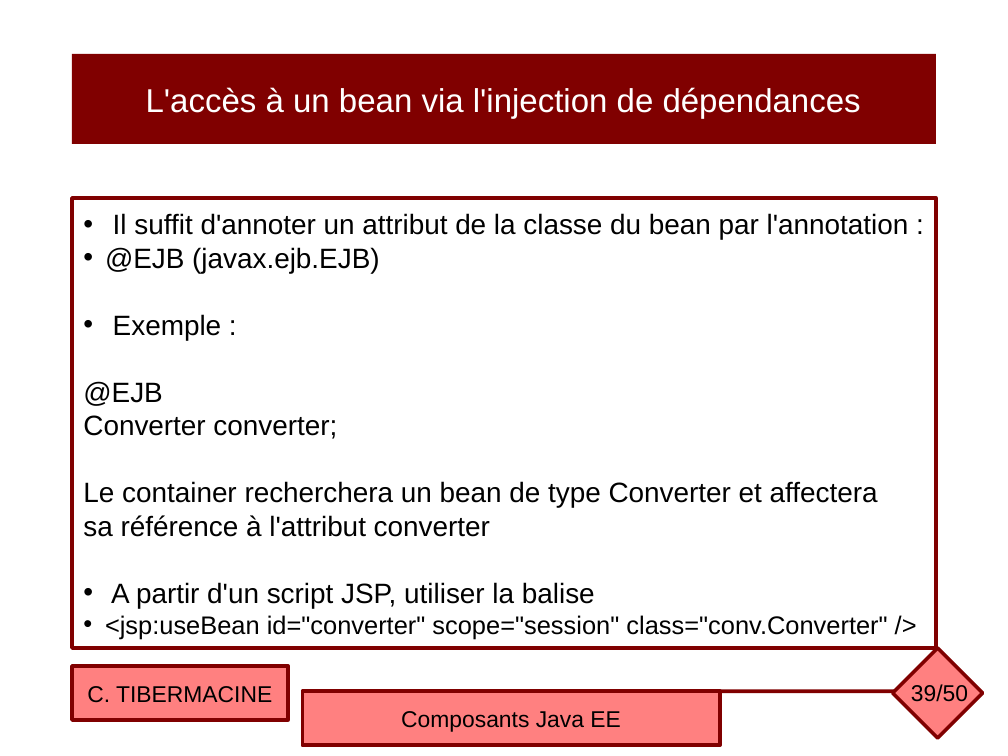
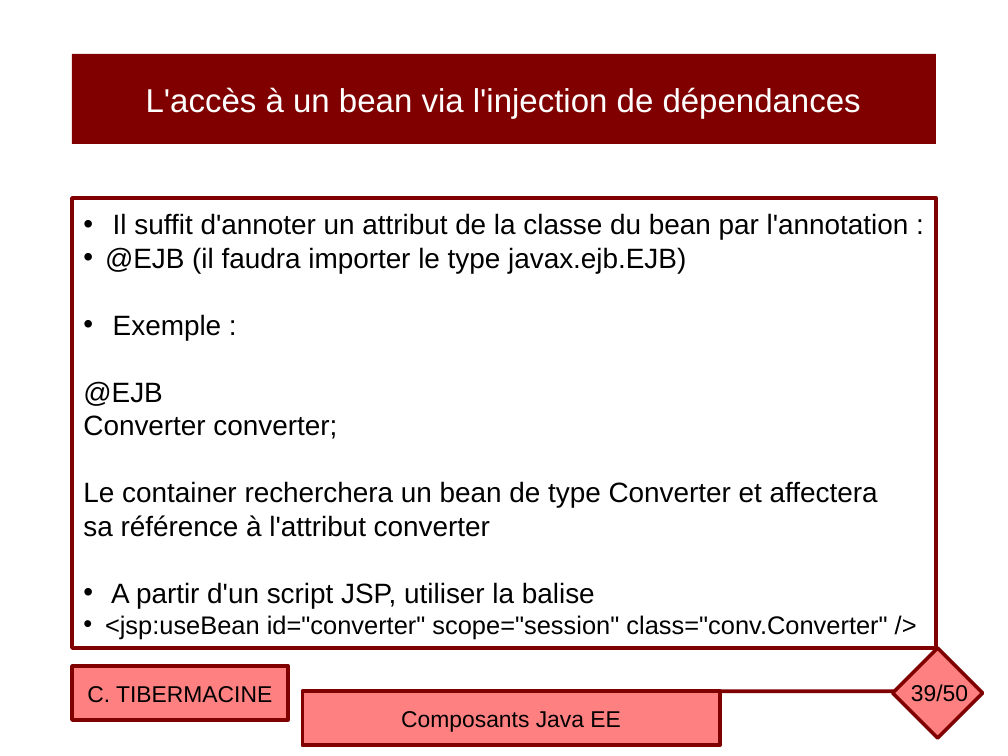
Before and after one commit to ctiber/composants, a slide deck: slide 39 of cours/cours1.odp. Drawn at 1008x756 pixels with LibreOffice and Linux fonts; fonts in the diff are those of the drawing. Boxes give left, top, right and bottom in pixels: in the first picture for what was removed or moved away, otherwise in the second. Text is boxed around its words. In the diff, an @@ line names an element or a change of style, - is before the commit and + after.

```diff
--- a/cours/cours1.odp
+++ b/cours/cours1.odp
@@ text in rectangle at [105,247,686,273]: text changed @@
-• @EJB (javax.ejb.EJB)
+• @EJB (il faudra importer le type javax.ejb.EJB)
```
Also in this commit, not shown: 10 other slides changed, 18 other files.
